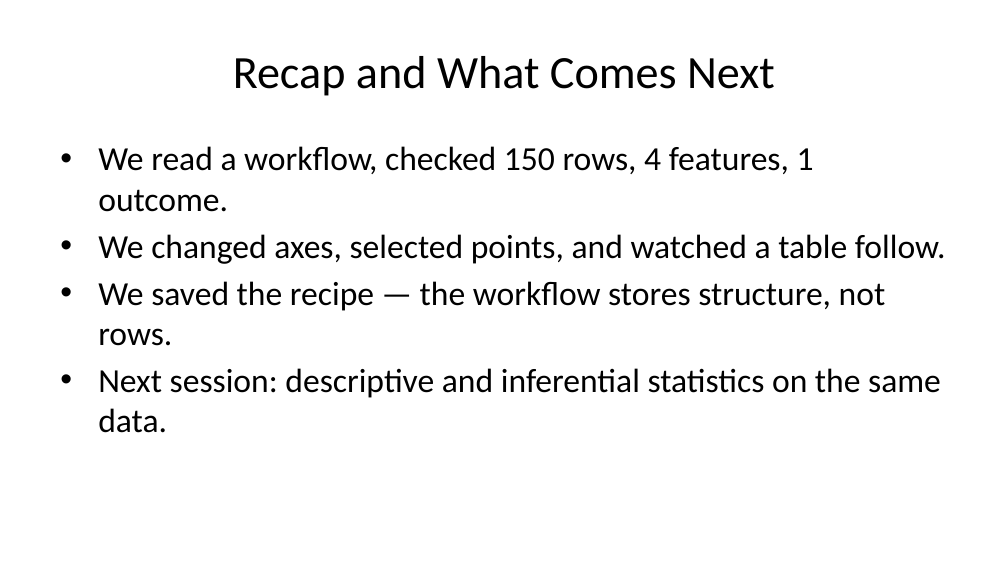
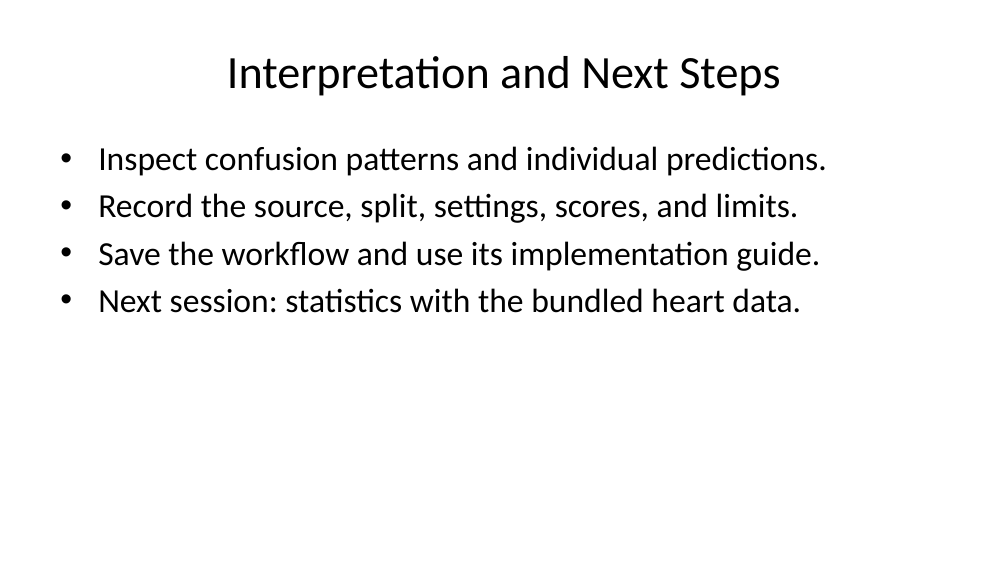
Before and after one commit to ARGF0RCE/orange-data-analysis-sessions, a slide deck: slide 7 of getting_started/getting_started.pptx. Drawn at 1008x567 pixels with LibreOffice and Linux fonts; fonts in the diff are those of the drawing. Boxes give left, top, right and bottom in pixels: in the first picture for what was removed or moved away, otherwise in the second. Text is boxed around its words. In the diff, an @@ line names an element or a change of style, - is before the commit and + after.

Commit message:
Expand session workflows with end-to-end ML guides

```diff
--- a/getting_started/getting_started.pptx
+++ b/getting_started/getting_started.pptx
@@ title at [227, 56, 780, 96]: text changed @@
-Recap and What Comes Next
+Interpretation and Next Steps
@@ text at [98, 146, 827, 313]: text changed @@
-• We read a workflow, checked 150 rows, 4 features, 1 outcome.
-• We changed axes, selected points, and watched a table follow.
-• We saved the recipe — the workflow stores structure, not rows.
-• Next session: descriptive and inferential statistics on the same data.
+• Inspect confusion patterns and individual predictions.
+• Record the source, split, settings, scores, and limits.
+• Save the workflow and use its implementation guide.
+• Next session: statistics with the bundled heart data.
```
Also in this commit, not shown: 4 other slides changed, 2 slides added, 2 slides removed, 19 other files.
